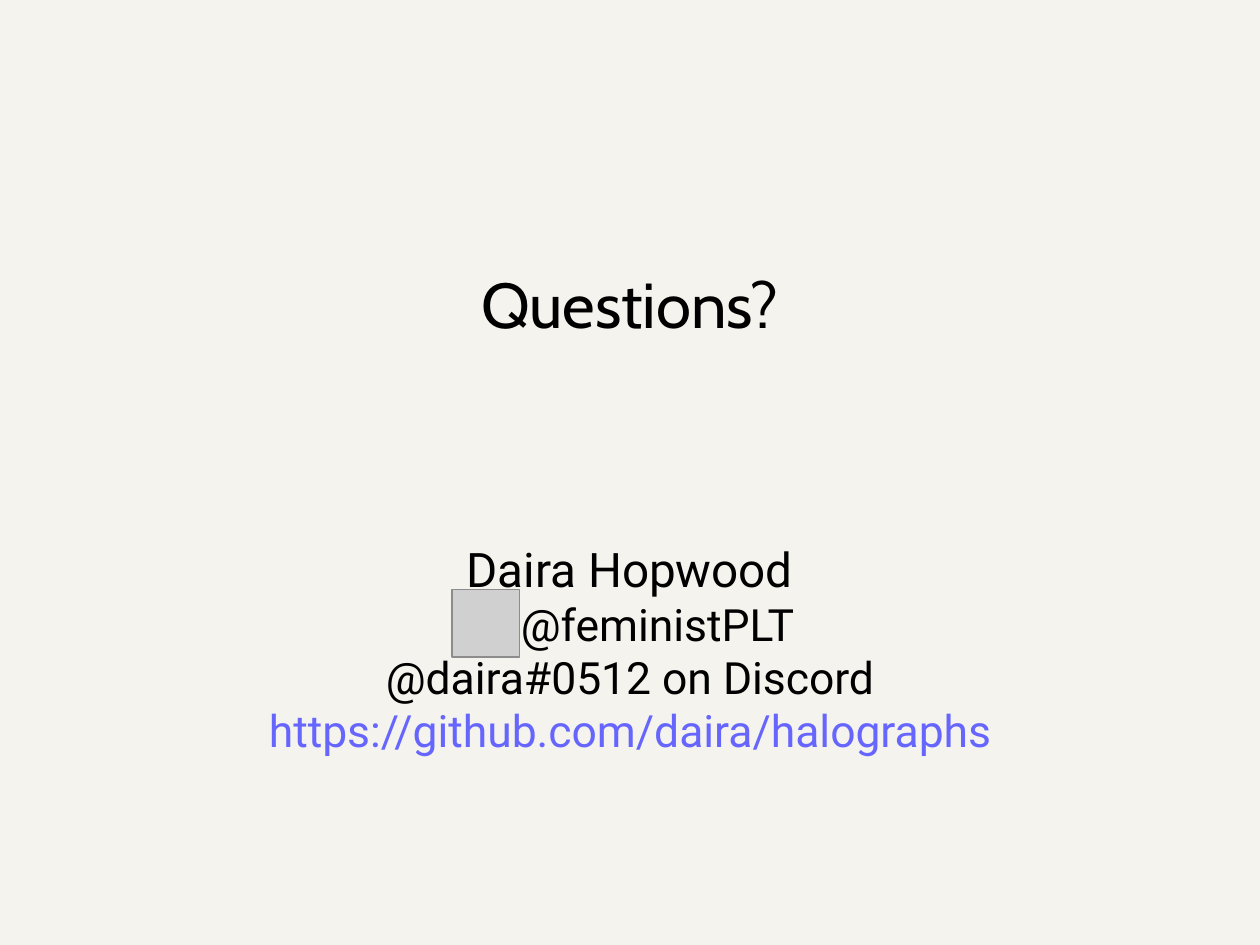
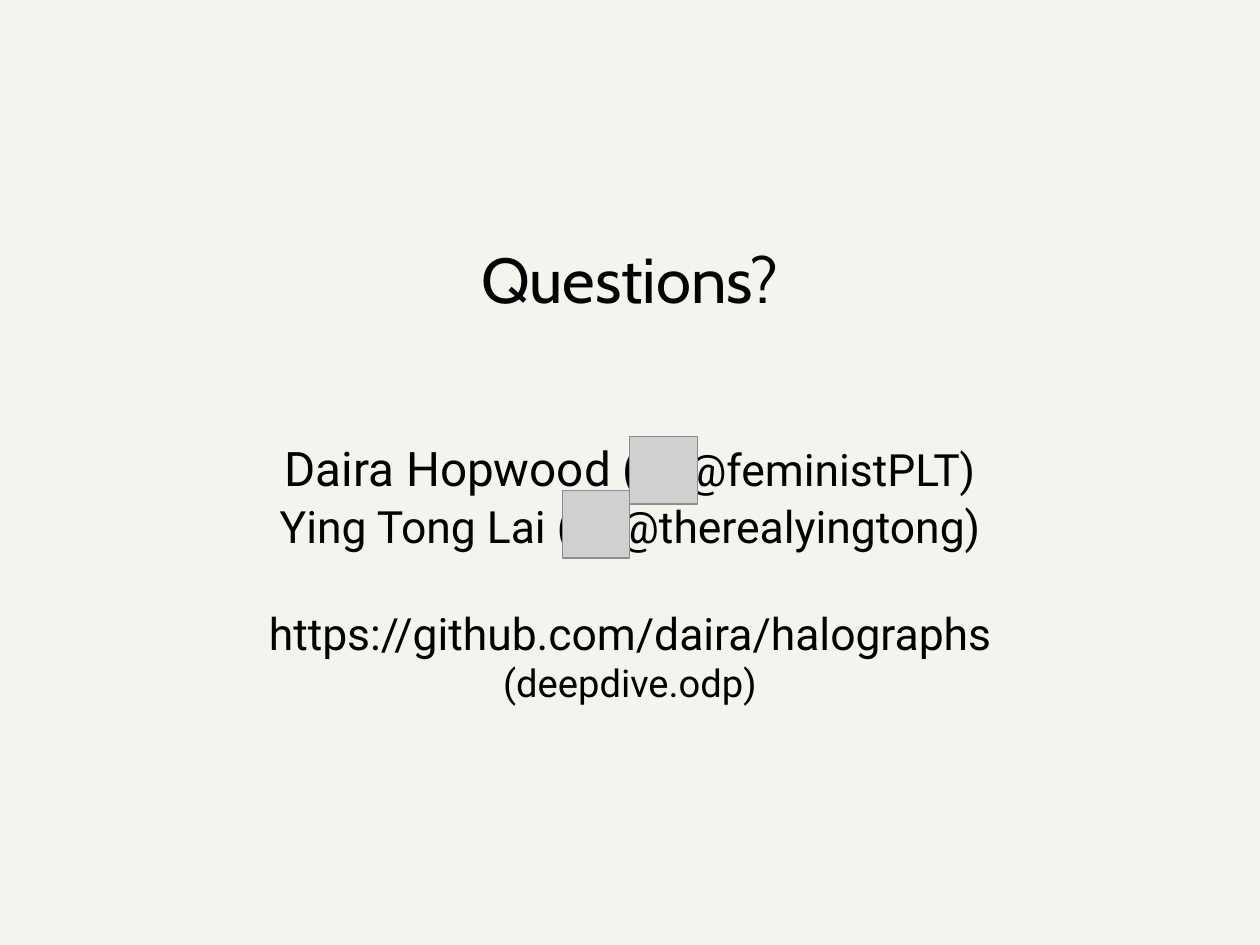
Before and after one commit to daira/halographs, a slide deck: slide 84 of deepdive.odp (slide 74 before the commit). Drawn at 1260x945 pixels with LibreOffice and Linux fonts; fonts in the diff are those of the drawing; grey boxes stand for pictures. Boxes give left, top, right and bottom in pixels: in the first picture for what was removed or moved away, otherwise in the second. Text is boxed around its words. In the diff, an @@ line names an element or a change of style, - is before the commit and + after.

```diff
--- a/deepdive.odp
+++ b/deepdive.odp
@@ picture added at (x1=630, y1=437, x2=697, y2=504) @@
@@ subtitle at (x1=280, y1=450, x2=980, y2=555): text changed @@
-Daira Hopwood
-@feministPLT
-@daira#0512 on Discord
+Daira Hopwood ( @feministPLT)
+Ying Tong Lai ( @therealyingtong)
@@ picture moved from (x1=453, y1=590, x2=520, y2=657) to (x1=563, y1=491, x2=630, y2=558) @@
@@ subtitle at (x1=269, y1=616, x2=991, y2=660): text colour #6666FF to #000000 in "https://github.com/daira/halographs" @@
@@ subtitle at (x1=503, y1=666, x2=756, y2=706): paragraph added @@
+(deepdive.odp)
```
Also in this commit, not shown: 13 other slides changed, 10 slides added, 1 other file.
